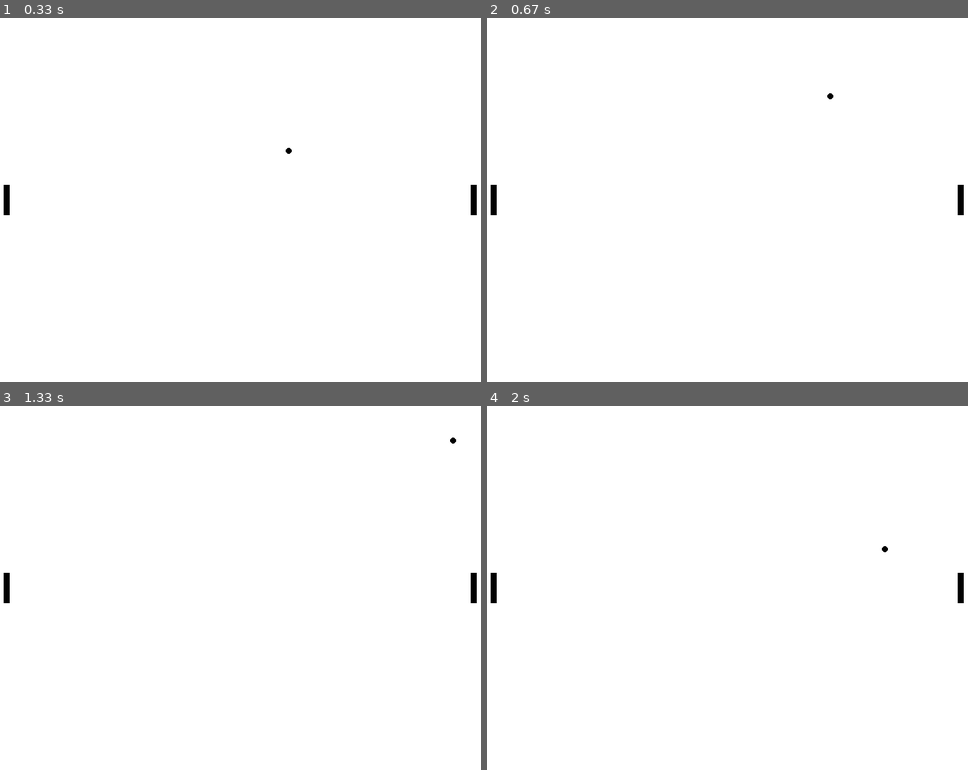
Above: before the commit, frames 1-4 (two rows, left to right).
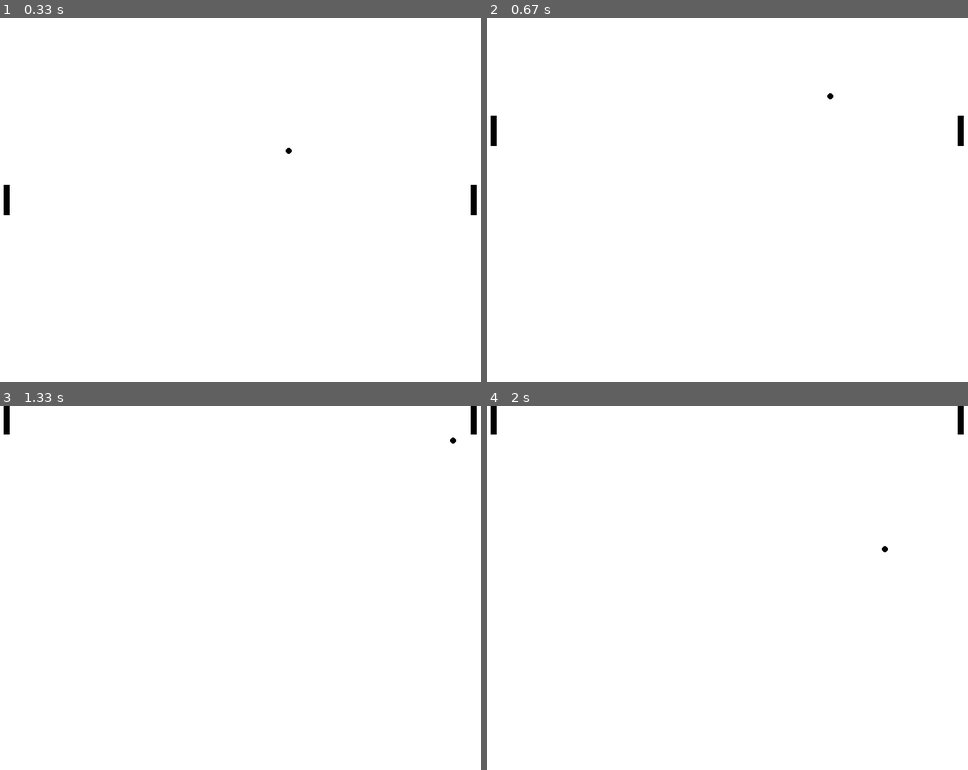
Above: after the commit, the same moments.

Repository: tk-wong/pygame-pong
Game: pygame game, started from main.py
Same seed, same stepped clock (60 frames per second), same inputs: the game is played once before the commit and once after it.
Inputs:
- Up to frame 1 (0.33 s): no input
- Up to frame 2 (0.67 s): hold W from 0.33 s (still down); hold Up from 0.33 s (still down)
- Up to frame 3 (1.33 s): release W at 0.8 s; release Up at 0.8 s; hold Up 0.83-1.3 s; hold W 0.83-1.3 s
- Up to frame 4 (2 s): hold Down 1.33-1.63 s; hold S 1.33-1.63 s; hold Up from 1.67 s (still down); hold W from 1.67 s (still down)

Frame 1 is identical in both runs. In frame 2, 0.4% of the frame differs, in the area x 0-100%, y 26-55%; in frame 3, 0.4%; in frame 4, 0.4%.

Commit message:
refactor ball movement and paddle controls for improved responsiveness

Diff:
--- a/main.py
+++ b/main.py
@@ -1,3 +1,5 @@
+import math
+
 import pygame
 
 
@@ -6,9 +8,8 @@
     # Set up the display
     screen_width = 800
     screen_height = 600
-    fps = 10
     target_fps = 60
-    speed = 4.5
+    ball_speed = 4.5
     ball_x, ball_y = (400, 300)
     ball_radius = 5
     is_reversed_x = False
@@ -26,20 +27,34 @@
     bat_height = 50
     padding = 10
     left_bat = pygame.Rect(0 + padding, screen_height // 2 - bat_height // 2, bat_width, bat_height)
-    right_bat = pygame.Rect(screen_width - bat_width - padding, screen_height // 2 - bat_height // 2, bat_width, bat_height)
+    right_bat = pygame.Rect(screen_width - bat_width - padding, screen_height // 2 - bat_height // 2, bat_width,
+                            bat_height)
+    pad_speed = 5
 
     screen.fill(white)
     running = True
     while running:
+        delta_time = clock.tick()
+        moving_speed = ball_speed * (delta_time / 1000) * target_fps
+        pad_moving_speed = math.ceil(pad_speed * (delta_time / 1000) * target_fps)
         for event in pygame.event.get():
             if event.type == pygame.QUIT:
                 pygame.quit()
                 exit()
+
+        keys = pygame.key.get_pressed()
+        if keys[pygame.K_UP] and right_bat.y > 0:
+            right_bat.y -= pad_moving_speed
+        if keys[pygame.K_DOWN] and right_bat.y + bat_height< border.bottom:
+            right_bat.y += pad_moving_speed
+        if keys[pygame.K_w] and left_bat.y > 0:
+            left_bat.y -= pad_moving_speed
+        if keys[pygame.K_s] and left_bat.y + bat_height < border.bottom:
+            left_bat.y += pad_moving_speed
         # Update the display
         pygame.display.flip()
         # Fill the screen with white color
 
-        delta_time = clock.tick()
         screen.fill(white)
         ball = pygame.draw.circle(screen, black, (ball_x, ball_y), ball_radius)
         hit_box_x = ball_x - ball_radius
@@ -49,7 +64,6 @@
         # pygame.draw.rect(screen, red, hit_box,1)
         pygame.draw.rect(screen, black, left_bat)
         pygame.draw.rect(screen, black, right_bat)
-        moving_speed = speed * (delta_time / 1000) * target_fps
         if is_reversed_x:
             ball_x -= moving_speed
         else:
@@ -91,6 +105,5 @@
     return ball_x - ball_radius < border.left
 
 
-# https://stackoverflow.com/questions/55626092/how-to-calculate-reflection-angle-of-a-ball-colliding-with-a-wall
 if __name__ == '__main__':
     main()
